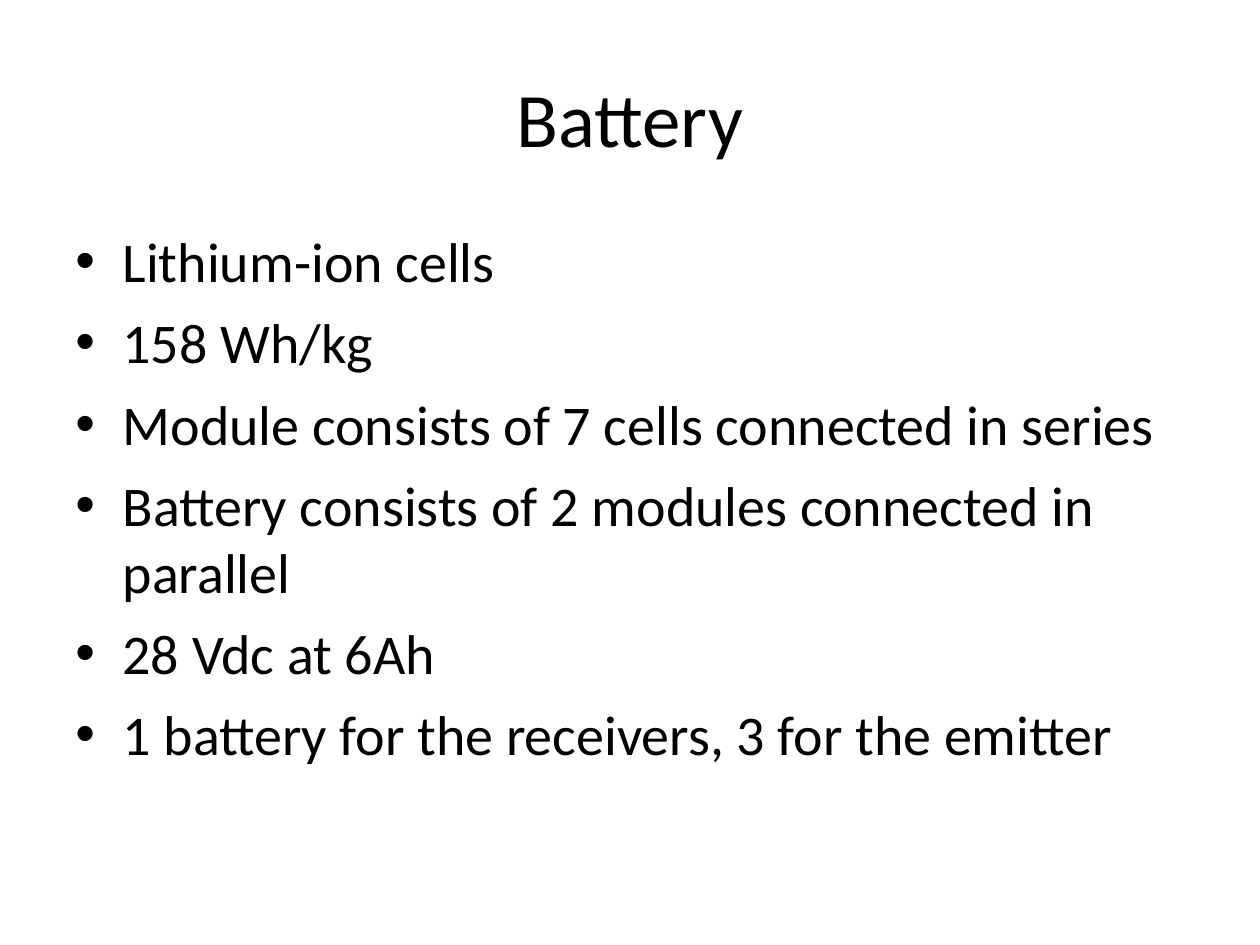
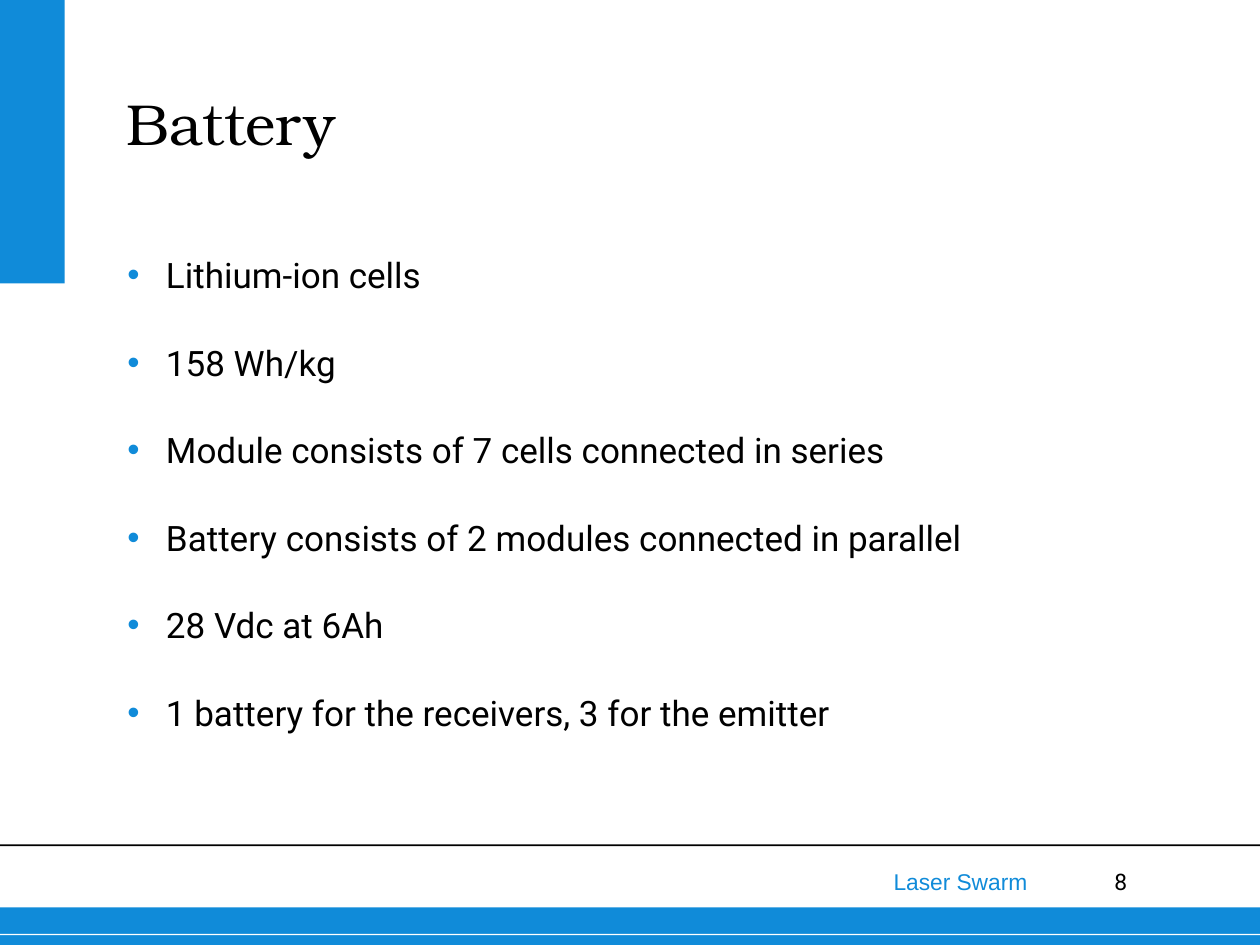
Before and after one commit to thewisenerd/laser-swarm, a slide deck: slide 8 of finalPresentation/subsections/EPS Final Design.ppt. Drawn at 1260x945 pixels with LibreOffice and Linux fonts; fonts in the diff are those of the drawing; background and template pictures are left out. Boxes give left, top, right and bottom in pixels: in the first picture for what was removed or moved away, otherwise in the second. Text is boxed around its words. In the diff, an @@ line names an element or a change of style, - is before the commit and + after.

```diff
--- a/finalPresentation/subsections/EPS Final Design.ppt
+++ b/finalPresentation/subsections/EPS Final Design.ppt
@@ rectangle added at <box>0,0,64,284</box>, fill #108BD9 @@
@@ text "Battery": place and size @@
-text "Battery" at <box>517,97,743,160</box>
+text "Battery" at <box>126,105,335,159</box>
@@ text "Battery" at <box>126,105,335,159</box>: size 44 to 33 pt, font Calibri to TeX Gyre Bonum; alignment centre to left; indent changed; vertical alignment middle to bottom @@
@@ text "Lithium-ion cells": place and size @@
-text "Lithium-ion cells" at <box>123,243,1154,764</box>
+text "Lithium-ion cells" at <box>166,261,961,734</box>
@@ text "Lithium-ion cells" at <box>166,261,961,734</box>: size 32 to 20 pt, font Calibri to Roboto; indent changed; line spacing 1 to 25pt; less space between paragraphs; bullet colour #000000 to #108BD9 @@
@@ line added from (0, 845) to (1260, 845), #000000 0.99 pt @@
@@ text added at <box>894,874,1028,891</box>, 13 pt, text #108BD9 @@
+Laser Swarm
@@ page number added at <box>1114,873,1127,891</box>, 13 pt, text #000000 @@
+8
@@ rectangle added at <box>0,907,1260,945</box>, fill #108BD9 @@
@@ line added from (0, 935) to (1260, 935), #FFFFFF 0.74 pt @@
```
Also in this commit, not shown: 8 other slides changed.
